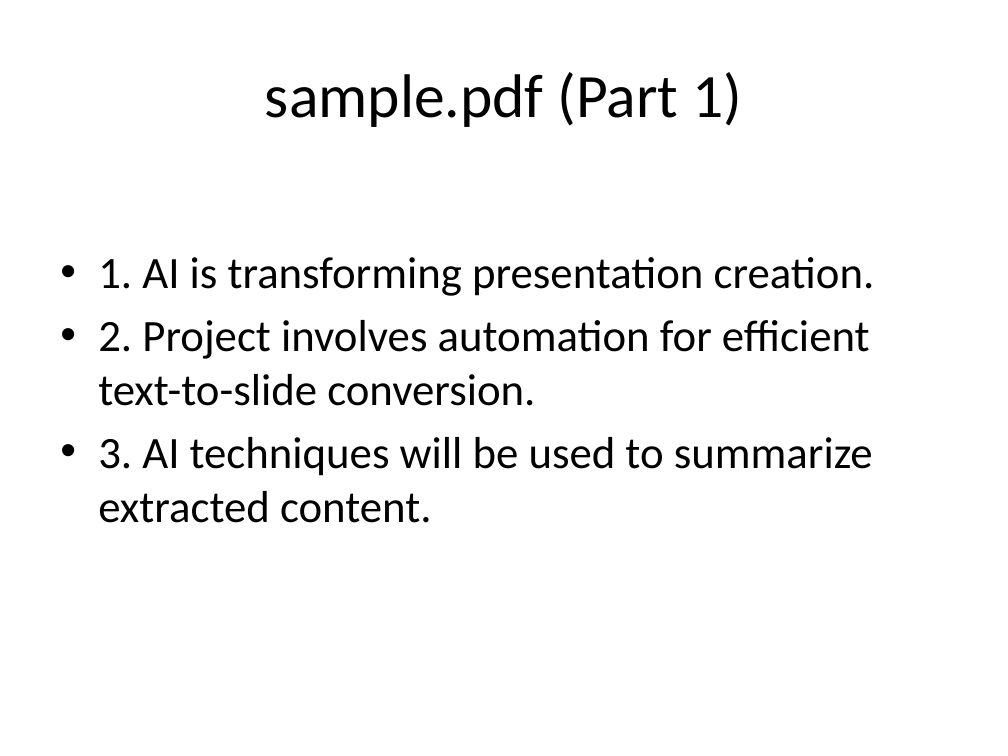
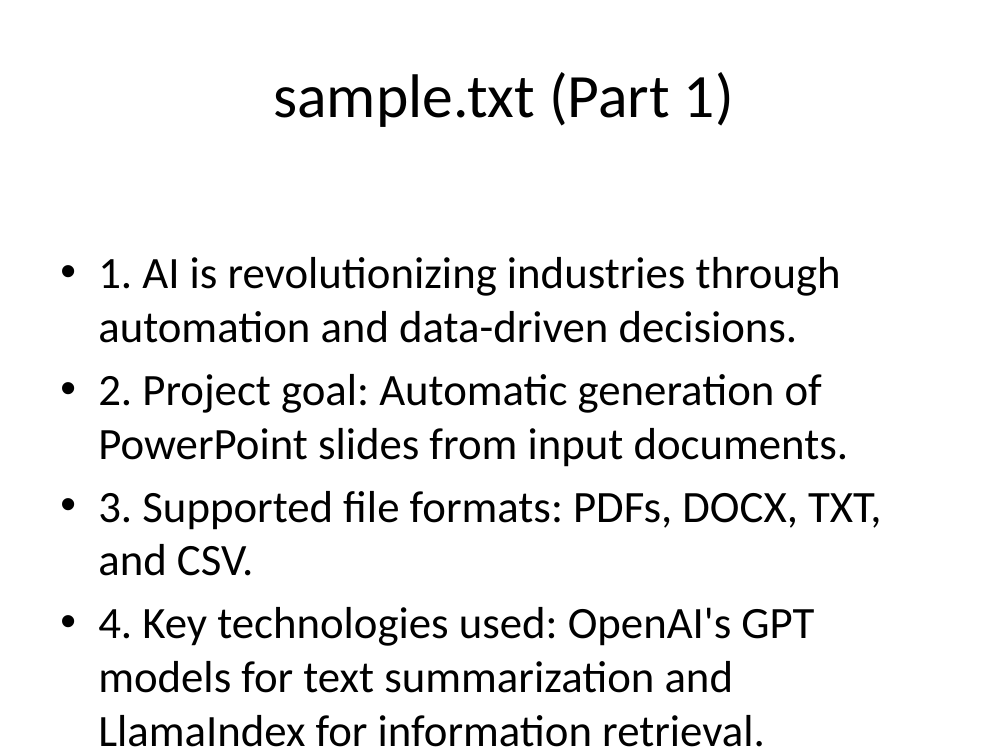
Before and after one commit to vikasjangidmk/AI-Based-Auto-Generating-PowerPoint-Slides, a slide deck: slide 2 of output/generated_presentation.pptx. Drawn at 1008x756 pixels with LibreOffice and Linux fonts; fonts in the diff are those of the drawing. Boxes give left, top, right and bottom in pixels: in the first picture for what was removed or moved away, otherwise in the second. Text is boxed around its words. In the diff, an @@ line names an element or a change of style, - is before the commit and + after.

```diff
--- a/output/generated_presentation.pptx
+++ b/output/generated_presentation.pptx
@@ title at [273,72,734,127]: text changed @@
-sample.pdf (Part 1)
+sample.txt (Part 1)
@@ text at [98,257,881,693]: text changed @@
-• 1. AI is transforming presentation creation.
-• 2. Project involves automation for efficient text-to-slide conversion.
-• 3. AI techniques will be used to summarize extracted content.
+• 1. AI is revolutionizing industries through automation and data-driven decisions.
+• 2. Project goal: Automatic generation of PowerPoint slides from input documents.
+• 3. Supported file formats: PDFs, DOCX, TXT, and CSV.
+• 4. Key technologies used: OpenAI's GPT models for text summarization and LlamaIndex for information retrieval.
```
Also in this commit, not shown: 1 other slide changed, 3 other files.
